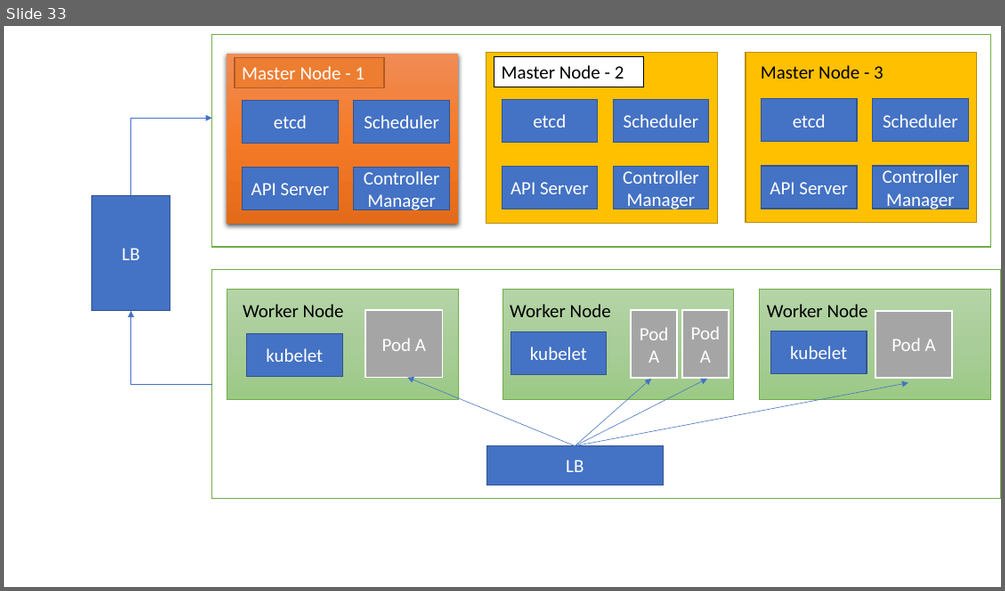
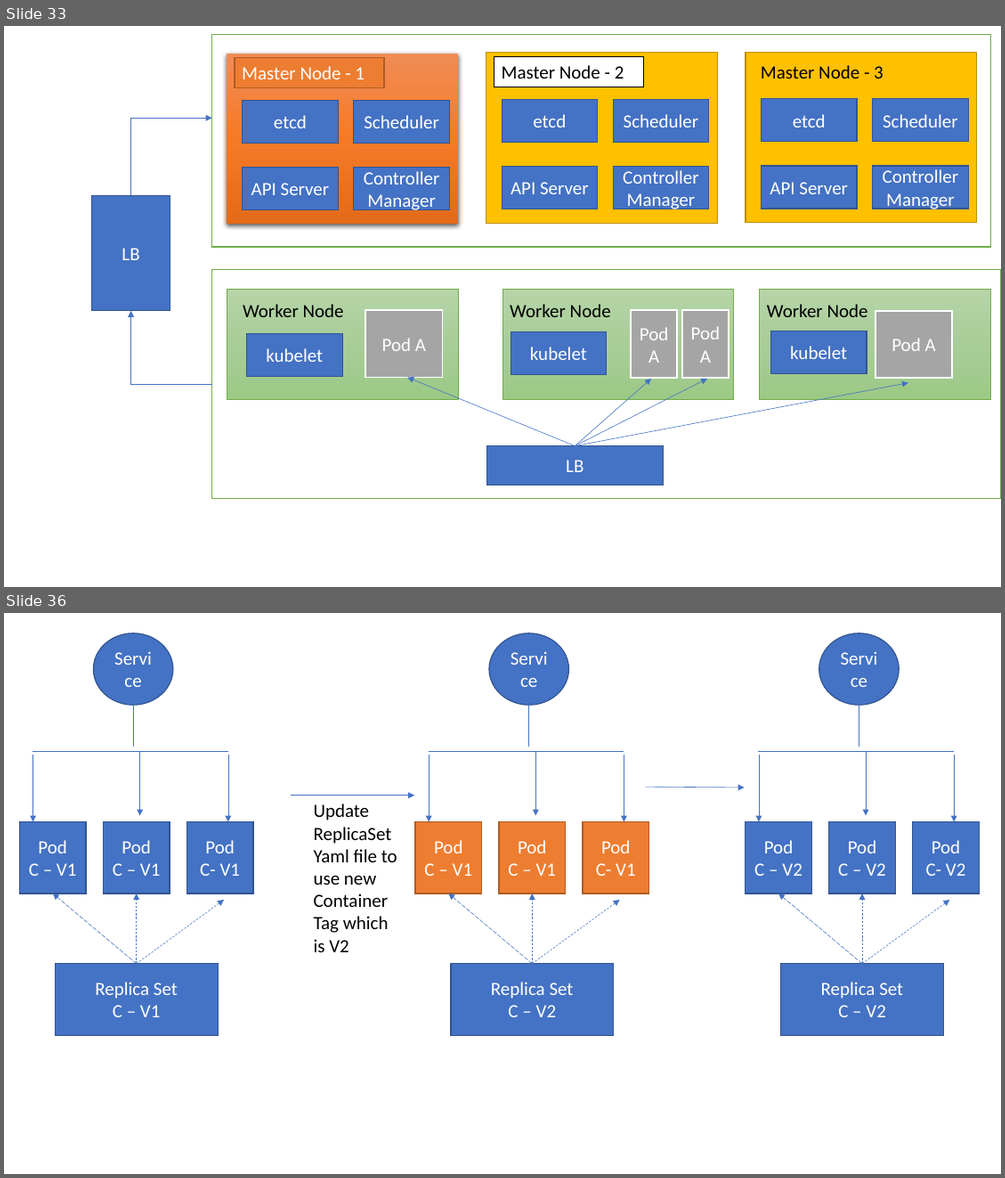
Before and after one commit to BhaveshBR/ckalab, a slide deck: WhiteBoard.pptx. Shown one above the other, each under a label of ours: slide 33 before the commit, slides 33 and 36 after it; the slides between them are not shown. The pictures are 1005x591 and 1005x1178 pixels, drawn with LibreOffice and Linux fonts; fonts in the diff are those of the drawing. Boxes give left, top, right and bottom in pixels: in the first picture for what was removed or moved away, otherwise in the second. Text is boxed around its words. In the diff, an @@ line names an element or a change of style, - is before the commit and + after.

```diff
--- a/WhiteBoard.pptx
+++ b/WhiteBoard.pptx
@@ slide 36 added at box(4, 613, 1001, 1174), background #FFFFFF @@
@@ arrow added from (291, 795) to (414, 795), #4472C4 0.5 pt @@
@@ arrow added from (645, 787) to (744, 787), #4472C4 0.5 pt @@
@@ text added at box(314, 803, 397, 952), 18 pt, text #000000 @@
+Update ReplicaSet Yaml file to use new Container Tag which is V2
@@ group added at box(20, 633, 254, 1036): 6 arrows, 4 rectangles, 2 lines, 1 ellipse @@
+Pod
+C – V1
+Pod
+C – V1
+Pod
+C- V1
+Service
+Replica Set
+C – V1
@@ group added at box(415, 633, 649, 1036): 6 arrows, 4 rectangles, 2 lines, 1 ellipse @@
+Pod
+C – V1
+Pod
+C – V1
+Pod
+C- V1
+Service
+Replica Set
+C – V2
@@ group added at box(745, 633, 979, 1036): 6 arrows, 4 rectangles, 2 lines, 1 ellipse @@
+Pod
+C – V2
+Pod
+C – V2
+Pod
+C- V2
+Service
+Replica Set
+C – V2
```
Also in this commit, not shown: 4 other slides added, 36 other files.
